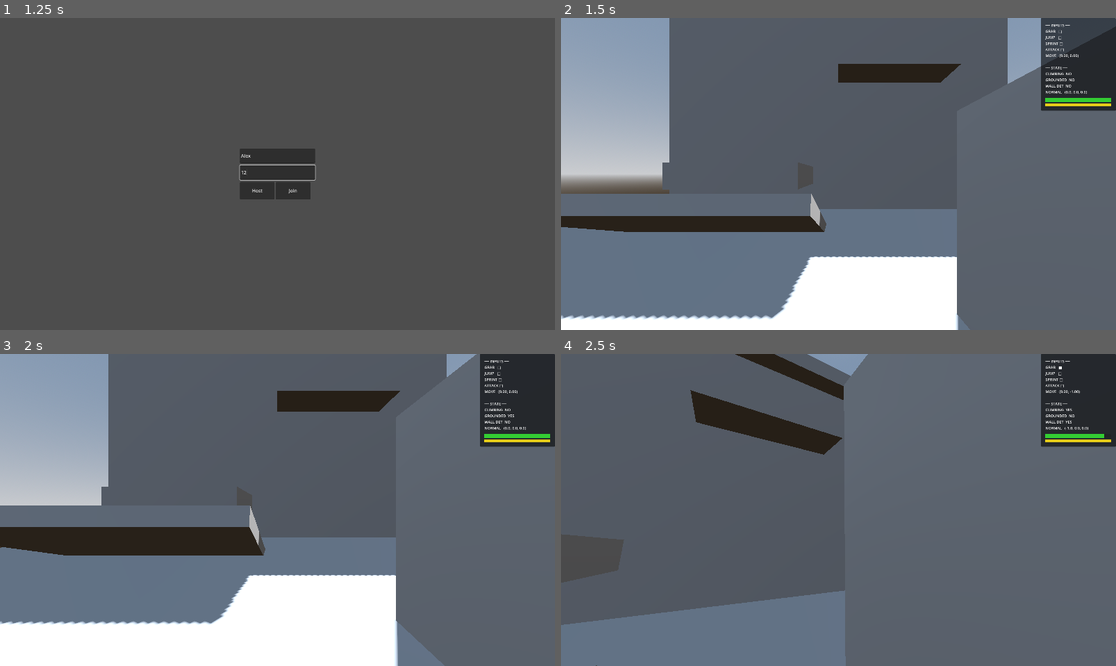
Above: before the commit, frames 1-4 (two rows, left to right).
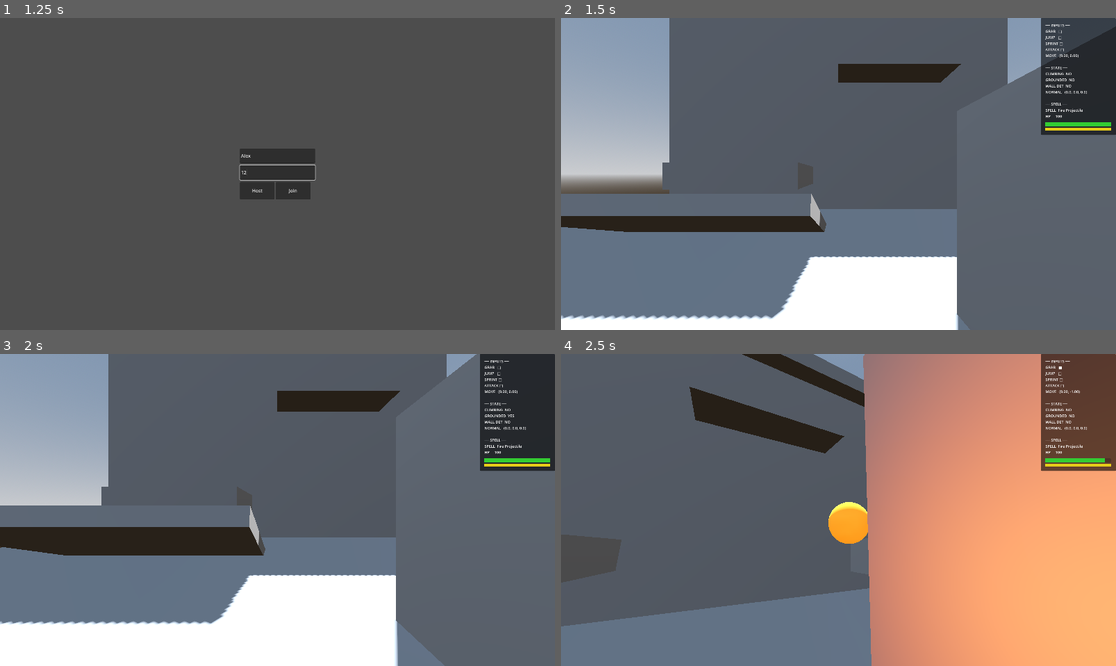
Above: after the commit, the same moments.

Repository: jonathanlake/magick-with-friends
Game: Godot game, scene res://ui/main_menu/main_menu.tscn
Two runs of this game, one before a commit and one after it. Both use one fixed random seed, a clock stepped at 60 frames per second and the inputs below.
Inputs (mouse positions are in pixels of both pictures, inside the frame that each line leads up to):
- Up to frame 1 (1.25 s): click (277, 155) at 0.52 s; type "Alex" at 0.6 s; click (277, 174) at 0.75 s; type "12" at 0.83 s
- Up to frame 2 (1.5 s): click "Host" at 1.25 s
- Up to frame 3 (2 s): no input
- Up to frame 4 (2.5 s): move the mouse to (866, 510) at 2.02 s; press the mouse at (866, 510) at 2.03 s; hold W (move_up) from 2.03 s (still down); tap Space (jump) at 2.27 s

Frame 1 is identical in both runs. In frame 2, 1.3% of the frame differs, in the area x 86-100%, y 25-38%; in frame 3, 1.3%; in frame 4, 48%, in the area x 0-100%, y 0-100%.

Commit message:
PR2: Casting core + friendly fire + respawn (blend slice heart)
The first real combat code. A player casts a blend spell; it spawns a
host-authoritative projectile; friendly fire is ON; dead players respawn.

Spell system (systems/spells/, all @export-driven):
- Spell base with a cast_on_host() seam (so PR5's CascadeSpell slots in later).
- SpellForm (Projectile) + SpellElement (Fire) + BlendSpell (Form x Element ->
  one fused effect). WandComponent holds the equipped spell, enforces cast_delay,
  and on cast fires an instant LOCAL cosmetic muzzle flash, then resolves on host.

Projectile (entities/projectiles/): host-owned Area3D; host moves it + resolves
hits; position replicates via a MultiplayerSynchronizer. On hitting a player it
deals friendly-fire damage (ignores the caster's own body).

Networking note: discovered the player is OWNER-authoritative (each peer
simulates its own movement), not host-authoritative as the doc implied. So FF
damage routes through the host-authoritative Main node: the host broadcasts
_apply_player_damage (Main's authority is the default peer 1) and drives a
respawn timer; the victim teleports its own player. No authority re-plumbing.

Other:
- HealthComponent default max_health 1 -> 100 (FF funny, not instant death) + reset().
- LMB -> new `cast` input action; climbing/parkour disabled (_detect_wall no-op).
- Dev HUD shows current spell + HP.

Not yet editor-verified (no local Godot here) — see PR body for test steps.

Co-Authored-By: Claude Opus 4.8 <noreply@anthropic.com>

Diff:
--- a/components/health_component.gd
+++ b/components/health_component.gd
@@ -3,7 +3,8 @@
 
 signal died
 
-@export var max_health: int = 1
+# Slice default 100 so friendly fire is funny, not instant-death. Enemies override this.
+@export var max_health: int = 100
 
 var current_health: int
 
@@ -16,3 +17,7 @@
 	current_health = clamp(current_health - amount, 0, max_health)
 	if current_health == 0:
 		died.emit()
+
+
+func reset() -> void:
+	current_health = max_health
--- a/entities/player/player.gd
+++ b/entities/player/player.gd
@@ -46,6 +46,7 @@
 var _lunge_queued: bool = false
 var _mantle_queued: bool = false
 var _grip_cooldown: float = 0.0
+var _wand: WandComponent
 
 
 func _enter_tree() -> void:
@@ -54,6 +55,11 @@
 
 func _ready() -> void:
 	_name_label.text = player_name
+
+	# Wand on every peer's copy (same node path) so RPC cast requests route to the host.
+	_wand = WandComponent.new()
+	_wand.name = "WandComponent"
+	add_child(_wand)
 
 	if not is_multiplayer_authority():
 		_camera.current = false
@@ -110,6 +116,11 @@
 	# Regen primary stamina when grounded and not climbing.
 	if _ground_check.is_colliding() and not _is_climbing:
 		_stamina.regen(delta)
+
+	# Cast: read locally on the authority peer; the wand gates by its own cooldown.
+	if _wand and Input.is_action_pressed("cast") and Input.mouse_mode == Input.MOUSE_MODE_CAPTURED:
+		var aim := -_camera.global_transform.basis.z
+		_wand.try_cast(_camera.global_position + aim * 0.6, aim)
 
 
 func _integrate_forces(state: PhysicsDirectBodyState3D) -> void:
@@ -199,44 +210,10 @@
 
 
 func _detect_wall() -> void:
-	var was_climbing := _is_climbing
-
-	if not _input_sync.is_grab_pressed or _stamina.is_exhausted() or _grip_cooldown > 0.0:
-		_wall_detected = false
-		_is_climbing = false
-		return
-
-	var space := get_world_3d().direct_space_state
-	var cam_fwd := Vector3(-sin(_camera_yaw), 0.0, -cos(_camera_yaw))
-	var best_dot := -INF
+	# Climbing/parkour is cut for the slice (LMB is now Cast). Kept as a no-op so the
+	# controller and the dev HUD's climb references stay valid.
 	_wall_detected = false
-
-	# Cast 8 horizontal rays around the player to find nearby wall surfaces.
-	# Prefer the hit whose outward normal opposes the camera direction (the wall you face).
-	for i in 8:
-		var angle := i * (PI / 4.0)
-		var dir := Vector3(sin(angle), 0.0, cos(angle))
-		var query := PhysicsRayQueryParameters3D.create(
-			global_position, global_position + dir * 0.7, 0xFFFFFFFF, [get_rid()]
-		)
-		var hit := space.intersect_ray(query)
-		if hit.is_empty():
-			continue
-		var n: Vector3 = hit["normal"]
-		if n.y > 0.5:
-			continue
-		_wall_detected = true
-		var dot := cam_fwd.dot(-n)
-		if dot > best_dot:
-			best_dot = dot
-			_climb_normal = n
-
-	_is_climbing = _wall_detected
-
-	# Mantle: climbing stopped because the wall ran out (not grab release / stamina).
-	# Queue an impulse up and over the ledge using the last known wall normal.
-	if was_climbing and not _is_climbing and linear_velocity.y >= mantle_velocity_threshold:
-		_mantle_queued = true
+	_is_climbing = false
 
 
 func _on_stamina_depleted() -> void:
--- /dev/null
+++ b/entities/projectiles/projectile.gd
@@ -0,0 +1,60 @@
+class_name Projectile
+extends Area3D
+
+## Host-authoritative spell projectile. Spawned by Main's ProjectileSpawner via a custom
+## spawn_function that runs on every peer with the same config (so visuals match). Only the
+## host moves it and resolves hits — including friendly fire. Position replicates host ->
+## clients via the child MultiplayerSynchronizer. Main is at the world origin, so local
+## `position` == `global_position` here.
+
+var _velocity: Vector3 = Vector3.ZERO
+var _damage: int = 25
+var _owner_peer: int = 0
+var _life_sec: float = 3.0
+var _color: Color = Color.WHITE
+
+
+## Called by the spawn_function on every peer, before _ready, with the replicated config.
+func setup(config: Dictionary) -> void:
+	position = config["pos"]
+	_velocity = (config["dir"] as Vector3).normalized() * float(config["speed"])
+	_damage = int(config["damage"])
+	_owner_peer = int(config["owner"])
+	_life_sec = float(config["lifetime"])
+	_color = config["color"]
+
+
+func _ready() -> void:
+	body_entered.connect(_on_body_entered)
+	var mesh := get_node_or_null("MeshInstance3D") as MeshInstance3D
+	if mesh:
+		var mat := StandardMaterial3D.new()
+		mat.albedo_color = _color
+		mat.emission_enabled = true
+		mat.emission = _color
+		mesh.material_override = mat
+
+
+func _physics_process(delta: float) -> void:
+	if not is_multiplayer_authority():
+		return  # host owns movement + lifetime
+	position += _velocity * delta
+	_life_sec -= delta
+	if _life_sec <= 0.0:
+		queue_free()
+
+
+func _on_body_entered(body: Node) -> void:
+	if not is_multiplayer_authority():
+		return
+	# Don't blow yourself up at the muzzle.
+	if body is Player and str(body.name) == str(_owner_peer):
+		return
+	var arena := get_tree().current_scene
+	if body is Player:
+		if arena.has_method("apply_player_damage"):
+			arena.apply_player_damage(int(str(body.name)), _damage)  # friendly fire ON
+		queue_free()
+	elif body.has_node("HealthComponent"):
+		(body.get_node("HealthComponent") as HealthComponent).damage(_damage)
+		queue_free()
--- /dev/null
+++ b/entities/projectiles/projectile.tscn
@@ -0,0 +1,27 @@
+[gd_scene load_steps=5 format=3]
+
+[ext_resource type="Script" path="res://entities/projectiles/projectile.gd" id="1_proj"]
+
+[sub_resource type="SphereMesh" id="SphereMesh_proj"]
+radius = 0.2
+height = 0.4
+
+[sub_resource type="SphereShape3D" id="SphereShape3D_proj"]
+radius = 0.2
+
+[sub_resource type="SceneReplicationConfig" id="SceneReplicationConfig_proj"]
+properties/0/path = NodePath(".:global_position")
+properties/0/spawn = true
+properties/0/replication_mode = 1
+
+[node name="Projectile" type="Area3D"]
+script = ExtResource("1_proj")
+
+[node name="MeshInstance3D" type="MeshInstance3D" parent="."]
+mesh = SubResource("SphereMesh_proj")
+
+[node name="CollisionShape3D" type="CollisionShape3D" parent="."]
+shape = SubResource("SphereShape3D_proj")
+
+[node name="MultiplayerSynchronizer" type="MultiplayerSynchronizer" parent="."]
+replication_config = SubResource("SceneReplicationConfig_proj")
--- a/main.gd
+++ b/main.gd
@@ -2,9 +2,15 @@
 
 var player_scene: PackedScene = preload("uid://cunquuhctdb1o")
 var _hud_scene: PackedScene = preload("uid://ct7hud5x8kl3n")
+# New asset — referenced by path until the editor assigns a uid.
+var projectile_scene: PackedScene = preload("res://entities/projectiles/projectile.tscn")
 
 @onready var multiplayer_spawner: MultiplayerSpawner = $MultiplayerSpawner
+@onready var projectile_spawner: MultiplayerSpawner = $ProjectileSpawner
 @onready var player_spawn_position: Marker3D = find_child("PlayerSpawnPosition", true, false)
+
+# Host-only guard so a dead player only queues one respawn.
+var _respawning: Dictionary = {}
 
 
 func _ready() -> void:
@@ -17,6 +23,12 @@
 		player.player_name = data.player_name
 		player.position = player_spawn_position.global_position
 		return player
+
+	# Runs on every peer with the same config, so projectile visuals match everywhere.
+	projectile_spawner.spawn_function = func(data):
+		var proj := projectile_scene.instantiate() as Projectile
+		proj.setup(data)
+		return proj
 
 	if multiplayer.is_server():
 		# Spawn the host's own player immediately — no RPC needed.
@@ -39,3 +51,51 @@
 	var peer_id := multiplayer.get_remote_sender_id()
 	if multiplayer.get_peers().size() < GameManager.config.max_players:
 		multiplayer_spawner.spawn({"peer_id": peer_id, "player_name": p_name})
+
+
+# ── Spell projectiles (host-authoritative) ───────────────────────────────────
+
+## Host-only. Called by a spell's cast_on_host to spawn a replicated projectile.
+func spawn_projectile(config: Dictionary) -> void:
+	if multiplayer.is_server():
+		projectile_spawner.spawn(config)
+
+
+## Called on the host by a projectile hit. Main is host-authoritative (its authority is
+## the default peer 1), so it can broadcast the damage to every peer.
+func apply_player_damage(victim_peer: int, amount: int) -> void:
+	_apply_player_damage.rpc(victim_peer, amount)
+
+
+@rpc("authority", "call_local", "reliable")
+func _apply_player_damage(victim_peer: int, amount: int) -> void:
+	var player := get_node_or_null(str(victim_peer)) as Player
+	if player == null:
+		return
+	var hc := player.get_node_or_null("HealthComponent") as HealthComponent
+	if hc == null:
+		return
+	hc.damage(amount)  # friendly fire resolves here, identically on every peer
+	if multiplayer.is_server() and hc.current_health <= 0 and not _respawning.has(victim_peer):
+		_respawning[victim_peer] = true
+		_start_respawn(victim_peer)
+
+
+func _start_respawn(victim_peer: int) -> void:
+	await get_tree().create_timer(GameManager.config.respawn_time).timeout
+	_respawn_player.rpc(victim_peer)
+	_respawning.erase(victim_peer)
+
+
+@rpc("authority", "call_local", "reliable")
+func _respawn_player(victim_peer: int) -> void:
+	var player := get_node_or_null(str(victim_peer)) as Player
+	if player == null:
+		return
+	var hc := player.get_node_or_null("HealthComponent") as HealthComponent
+	if hc:
+		hc.reset()
+	# The victim's own machine teleports its own player (robust to authority config).
+	if multiplayer.get_unique_id() == victim_peer:
+		player.global_position = player_spawn_position.global_position
+		player.linear_velocity = Vector3.ZERO
--- a/main.tscn
+++ b/main.tscn
@@ -10,3 +10,8 @@
 spawn_path = NodePath("..")
 
 [node name="TestLevel" parent="." unique_id=805461750 instance=ExtResource("2_0xm2m")]
+
+[node name="Projectiles" type="Node3D" parent="."]
+
+[node name="ProjectileSpawner" type="MultiplayerSpawner" parent="."]
+spawn_path = NodePath("../Projectiles")
--- a/project.godot
+++ b/project.godot
@@ -59,6 +59,11 @@
 "events": [Object(InputEventMouseButton,"resource_local_to_scene":false,"resource_name":"","device":-1,"window_id":0,"a …(258 unchanged characters)…
 ]
 }
+cast={
+"deadzone": 0.2,
+"events": [Object(InputEventMouseButton,"resource_local_to_scene":false,"resource_name":"","device":-1,"window_id":0,"alt_pressed":false,"shift_pressed":false,"ctrl_pressed":false,"meta_pressed":false,"button_mask":1,"position":Vector2(0, 0),"global_position":Vector2(0, 0),"factor":1.0,"button_index":1,"canceled":false,"pressed":true,"double_click":false,"script":null)
+]
+}
 attack={
 "deadzone": 0.2,
 "events": [Object(InputEventMouseButton,"resource_local_to_scene":false,"resource_name":"","device":-1,"window_id":0,"a …(258 unchanged characters)…
--- /dev/null
+++ b/systems/spells/blend_spell.gd
@@ -0,0 +1,33 @@
+class_name BlendSpell
+extends Spell
+
+## One Form + one Element, fused into a single cast. The locked blend engine.
+
+@export var form: SpellForm
+@export var element: SpellElement
+
+
+func cast_on_host(arena: Node, origin: Vector3, direction: Vector3, caster_peer: int) -> void:
+	if form == null or element == null:
+		return
+	if not arena.has_method("spawn_projectile"):
+		return
+	arena.spawn_projectile({
+		"pos": origin,
+		"dir": direction,
+		"speed": form.projectile_speed,
+		"lifetime": form.projectile_lifetime_sec,
+		"damage": element.damage,
+		"color": element.color,
+		"owner": caster_peer,
+	})
+
+
+func muzzle_color() -> Color:
+	return element.color if element else Color.WHITE
+
+
+func describe() -> String:
+	var e := element.display_name if element else "?"
+	var f := form.display_name if form else "?"
+	return "%s %s" % [e, f]
--- /dev/null
+++ b/systems/spells/spell.gd
@@ -0,0 +1,24 @@
+class_name Spell
+extends Resource
+
+## A spell is the thing a wand casts. Common seam: `cast_on_host` runs on the HOST and
+## produces the actual effect by asking `arena` (the Main node) to spawn projectiles.
+## Subclasses implement it:
+##   - BlendSpell  : fuses one Form + one Element into a single fused effect (the engine).
+##   - CascadeSpell: an authored split->chain->explode example for the PR5 A/B (no engine).
+
+@export var display_name: String = "Spell"
+
+
+## Runs on the host only. `arena` exposes `spawn_projectile(config: Dictionary)`.
+func cast_on_host(_arena: Node, _origin: Vector3, _direction: Vector3, _caster_peer: int) -> void:
+	pass
+
+
+## Cosmetic muzzle colour for the instant local cast feedback (caster's screen only).
+func muzzle_color() -> Color:
+	return Color.WHITE
+
+
+func describe() -> String:
+	return display_name
--- /dev/null
+++ b/systems/spells/spell_element.gd
@@ -0,0 +1,9 @@
+class_name SpellElement
+extends Resource
+
+## The damage + (later) reaction layer painted on a Form. Slice: Fire only.
+## Lightning + the reaction table arrive in PR4.
+
+@export var display_name: String = "Fire"
+@export var damage: int = 25
+@export var color: Color = Color(1.0, 0.45, 0.1)
--- /dev/null
+++ b/systems/spells/spell_form.gd
@@ -0,0 +1,9 @@
+class_name SpellForm
+extends Resource
+
+## The delivery shape — where the mechanical distinctness lives. Slice: Projectile only.
+## (Beam / Cone / Wall / Bubble / AoE burst / Trap orb come later; ceiling ~7.)
+
+@export var display_name: String = "Projectile"
+@export var projectile_speed: float = 28.0
+@export var projectile_lifetime_sec: float = 3.0
--- /dev/null
+++ b/systems/spells/wand_component.gd
@@ -0,0 +1,76 @@
+class_name WandComponent
+extends Node
+
+## Holds the equipped spell and casts it. Lives on the player (added in code by player.gd
+## so every peer's copy has it at the same node path, which RPC routing needs).
+##
+## Casting is initiated on the authority (owning) peer: it fires instant LOCAL cosmetic
+## feedback so the cast feels immediate, then the actual effect is spawned + resolved on
+## the HOST (host-authoritative). On clients that means an RPC to the host; on the host it
+## runs directly. The local flash is the netcode-feel fix from the plan — cosmetic only,
+## never touches game state.
+
+@export var equipped_spell: Spell
+@export var cast_delay_sec: float = 0.35
+
+var _cooldown: float = 0.0
+
+
+func _ready() -> void:
+	# Slice default, built in code (no .tres yet): a Fire Projectile blend spell.
+	# Built identically on every peer, so the host's copy of a client's wand can resolve
+	# the cast. (PR6 will sync equipped form/element when pickups can change them.)
+	if equipped_spell == null:
+		var blend := BlendSpell.new()
+		blend.form = SpellForm.new()
+		blend.element = SpellElement.new()
+		blend.display_name = "Fire Projectile"
+		equipped_spell = blend
+
+
+func _process(delta: float) -> void:
+	if _cooldown > 0.0:
+		_cooldown -= delta
+
+
+func can_cast() -> bool:
+	return _cooldown <= 0.0 and equipped_spell != null
+
+
+## Called on the authority peer (the caster) with a world-space origin + direction.
+func try_cast(origin: Vector3, direction: Vector3) -> void:
+	if not can_cast():
+		return
+	_cooldown = cast_delay_sec
+	_spawn_local_muzzle_flash(origin, equipped_spell.muzzle_color())
+	if multiplayer.is_server():
+		equipped_spell.cast_on_host(get_tree().current_scene, origin, direction, multiplayer.get_unique_id())
+	else:
+		_request_cast.rpc_id(1, origin, direction)
+
+
+func current_spell_text() -> String:
+	return equipped_spell.describe() if equipped_spell else "(none)"
+
+
+# ── Local cosmetic feedback (caster's screen only — never affects game state) ──
+func _spawn_local_muzzle_flash(origin: Vector3, color: Color) -> void:
+	var flash := OmniLight3D.new()
+	flash.omni_range = 4.0
+	flash.light_color = color
+	flash.light_energy = 4.0
+	get_tree().current_scene.add_child(flash)
+	flash.global_position = origin
+	var tween := create_tween()
+	tween.tween_property(flash, "light_energy", 0.0, 0.12)
+	tween.tween_callback(flash.queue_free)
+
+
+# ── RPC: client → host cast request ──
+@rpc("any_peer", "call_remote", "reliable")
+func _request_cast(origin: Vector3, direction: Vector3) -> void:
+	if not multiplayer.is_server():
+		return
+	var caster_peer := multiplayer.get_remote_sender_id()
+	if equipped_spell:
+		equipped_spell.cast_on_host(get_tree().current_scene, origin, direction, caster_peer)
--- a/ui/hud/hud.gd
+++ b/ui/hud/hud.gd
@@ -38,6 +38,14 @@
 	else:
 		lines.append("(no player)")
 
+	lines.append("")
+	lines.append("── SPELL ──")
+	if _player:
+		var wand := _player.get_node_or_null("WandComponent") as WandComponent
+		var hc := _player.get_node_or_null("HealthComponent") as HealthComponent
+		lines.append("SPELL  %s" % (wand.current_spell_text() if wand else "?"))
+		lines.append("HP     %d" % (hc.current_health if hc else 0))
+
 	_debug_label.text = "\n".join(lines)
 
 
